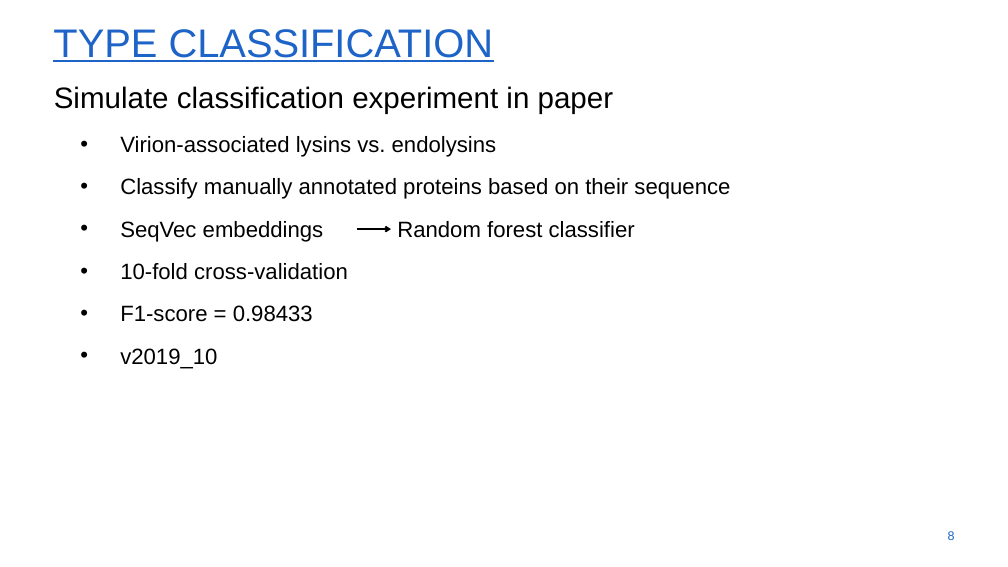
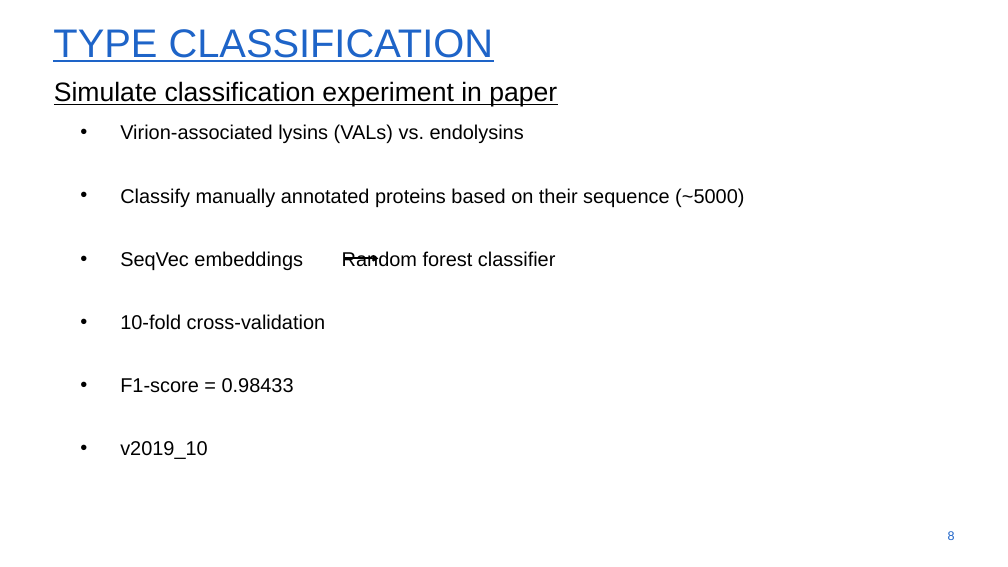
Before and after one commit to Micjanov/Master-Thesis, a slide deck: slide 8 of preliminary_HDC_MichaelFatjanov.pptx. Drawn at 1008x567 pixels with LibreOffice and Linux fonts; fonts in the diff are those of the drawing; background and template pictures are left out. Boxes give left, top, right and bottom in pixels: in the first picture for what was removed or moved away, otherwise in the second. Text is boxed around its words. In the diff, an @@ line names an element or a change of style, - is before the commit and + after.

Commit message:
ppt

```diff
--- a/preliminary_HDC_MichaelFatjanov.pptx
+++ b/preliminary_HDC_MichaelFatjanov.pptx
@@ text at <box>54,81,557,459</box>: size 40 to 36 pt, underline on in "Simulate classification experiment in paper"; size 30 to 27 pt in "SeqVec embeddings Random forest classifier", "10-fold cross-validation", "F1-score = 0.98433", "v2019_10"; line spacing 1.2 to 1.1 @@
@@ text at <box>120,124,744,207</box>: text changed; size 30 to 27 pt @@
-  • Virion-associated lysins vs. endolysins
-  • Classify manually annotated proteins based on their sequence
+  • Virion-associated lysins (VALs) vs. endolysins
+  • Classify manually annotated proteins based on their sequence (~5000)
@@ arrow moved from (357, 229) - (391, 229) to (345, 258) - (379, 258) @@
```
Also in this commit, not shown: 4 other slides changed, 1 other file.
